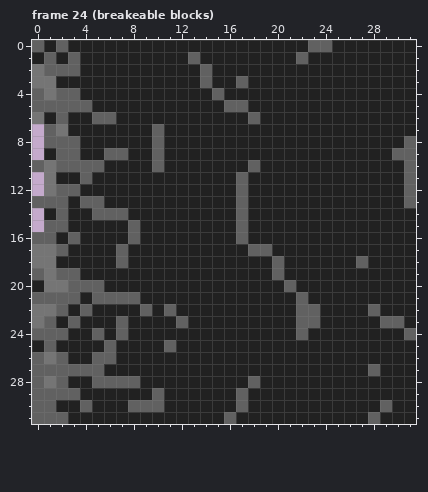
Edited in one commit: pixel-art file (dots/Aseprite drawings/TileSheet.aseprite). The picture above is the old version.
32x32 pixels, 24 frames. Shown: frame 24 (breakeable blocks).
The same view after the edit:
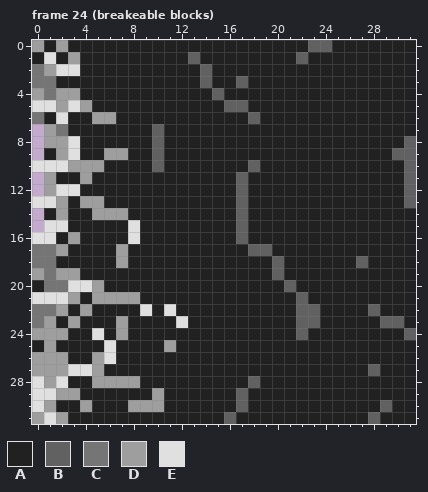
Palette (. is transparent): A #212121  B #616161  C #757575  D #9e9e9e  E #e0e0e0
Changes in this commit:
--- frame 24 (breakeable blocks)
@@ x 0..14 @@
- 0 BABAAAAAAAAAAAA
- 1 ABABAAAAAAAAABA
- 2 CBBBAAAAAAAAAAB
+ 0 DADAAAAAAAAAAAA
+ 1 AEADAAAAAAAAABA
+ 2 CDEEAAAAAAAAAAB
  3 CCAAAAAAAAAAAAB
- 4 BCBBAAAAAAAAAAA
- 5 BBBBBAAAAAAAAAA
- 6 CABAABBAAAAAAAA
- 7 .BCAAAAAAABAAAA
- 8 .BBBAAAAAABAAAA
- 9 .ABBAABBAABAAAA
-10 BCBBBBAAAABAAAA
-11 .CAABAAAAAAAAAA
-12 .CBBAAAAAAAAAAA
-13 BBBABBAAAAAAAAA
-14 .ABAABBBAAAAAAA
-15 .BBAAAAABAAAAAA
-16 BBABAAAABAAAAAA
-17 CCBAAAABAAAAAAA
-18 CCAAAAABAAAAAAA
-19 BCBBAAAAAAAAAAA
-20 ACCBBBAAAAAAAAA
-21 BBBBABBBBAAAAAA
-22 CCBABAAAABABAAA
-23 CBABAAABAAAABAA
-24 BBBAABABAAAAAAA
-25 ABAAAABAAAABAAA
-26 BCBAABBAAAAAAAA
-27 BBBBBBAAAAAAAAA
-28 BCBAABBBBAAAAAA
-29 BBBBAAAAAABAAAA
-30 BBAABAAABBBAAAA
-31 BBBAAAAAAAAAAAA
+ 4 DCDDAAAAAAAAAAA
+ 5 EEDEDAAAAAAAAAA
+ 6 CAEAADDAAAAAAAA
+ 7 .DCAAAAAAABAAAA
+ 8 .DDEAAAAAABAAAA
+ 9 .ADEAADDAABAAAA
+10 EEEDDDAAAABAAAA
+11 .DAADAAAAAAAAAA
+12 .DEEAAAAAAAAAAA
+13 EEDADDAAAAAAAAA
+14 .ADAADDDAAAAAAA
+15 .EEAAAAAEAAAAAA
+16 EEADAAAAEAAAAAA
+17 CCDAAAADAAAAAAA
+18 CCAAAAADAAAAAAA
+19 DCDDAAAAAAAAAAA
+20 ACCEEDAAAAAAAAA
+21 EEEDADDDDAAAAAA
+22 CCDADAAAAEAEAAA
+23 CDADAAADAAAAEAA
+24 DDDAAEADAAAAAAA
+25 ADAAAAEAAAADAAA
+26 DDDAADEAAAAAAAA
+27 DDDEEDAAAAAAAAA
+28 EDEAADDDDAAAAAA
+29 EEDDAAAAAADAAAA
+30 EDAADAAADDDAAAA
+31 DEDAAAAAAAAAAAA
Where, in picture pixels (left, top, right, bottom), the same in both pictures:
changed: (32, 40, 188, 424)
